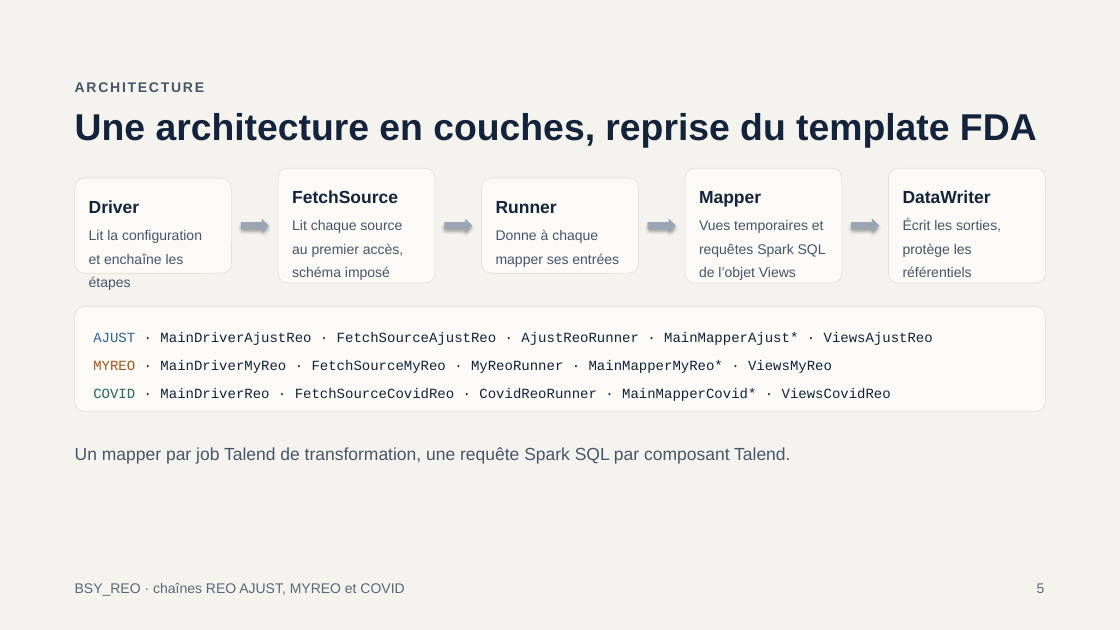
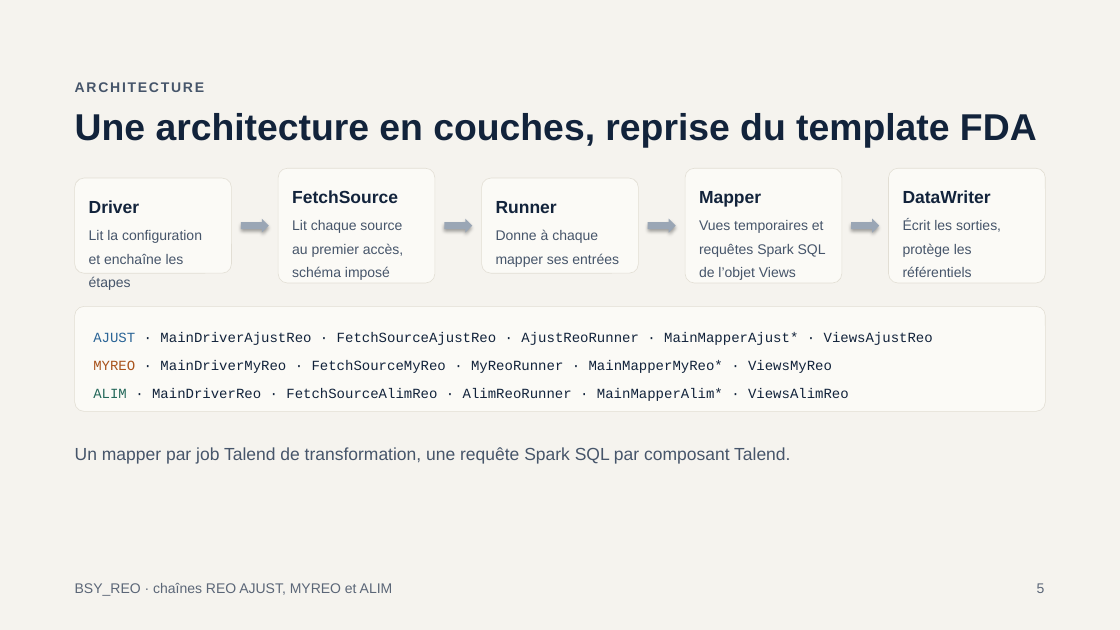
Before and after one commit to mlamouchi001/REO_SCALA, a slide deck: slide 5 of docs/Presentation_BSY_REO.pptx. Drawn at 1120x630 pixels with LibreOffice and Linux fonts; fonts in the diff are those of the drawing. Boxes give left, top, right and bottom in pixels: in the first picture for what was removed or moved away, otherwise in the second. Text is boxed around its words. In the diff, an @@ line names an element or a change of style, - is before the commit and + after.

Commit message:
Suppression du mot Covid : chaine renommee ALIM dans le code, les fichiers et la documentation
- classes, fichiers et tests : Covid -> Alim (AlimReoRunner, FetchSourceAlimReo, MainMapperAlim*, ViewsAlimReo...)
- bin/run_reo.sh : chaine alim (au lieu de covid)
- conf/reo_alim.conf : cles ALIM_RUBRIQUE, ALIM_DIM_SUPERVISION, ALIM_DIM_CONVERSION
- docs : ANALYSE_TALEND_ALIM_REO.md, presentation regeneree

```diff
--- a/docs/Presentation_BSY_REO.pptx
+++ b/docs/Presentation_BSY_REO.pptx
@@ text at bbox=[93, 388, 849, 401]: text changed @@
-COVID · MainDriverReo · FetchSourceCovidReo · CovidReoRunner · MainMapperCovid* · ViewsCovidReo
+ALIM · MainDriverReo · FetchSourceAlimReo · AlimReoRunner · MainMapperAlim* · ViewsAlimReo
@@ text at bbox=[75, 583, 393, 596]: text changed @@
-BSY_REO · chaînes REO AJUST, MYREO et COVID
+BSY_REO · chaînes REO AJUST, MYREO et ALIM
```
Also in this commit, not shown: 23 other slides changed, 40 other files.
